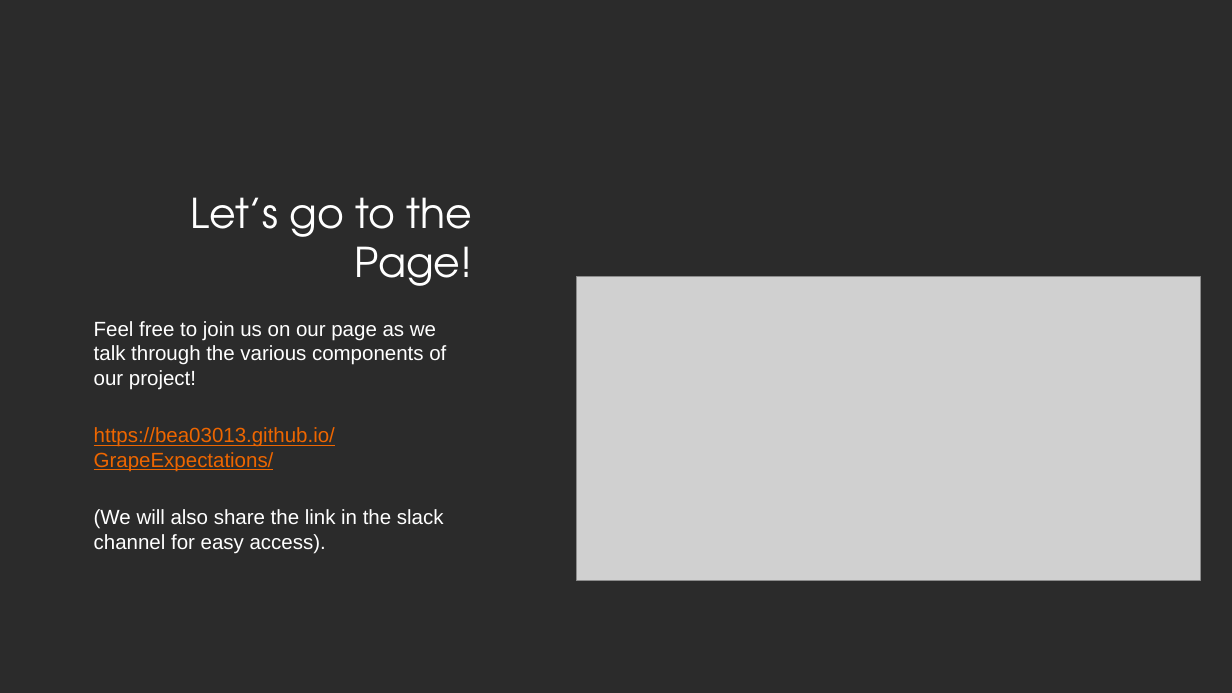
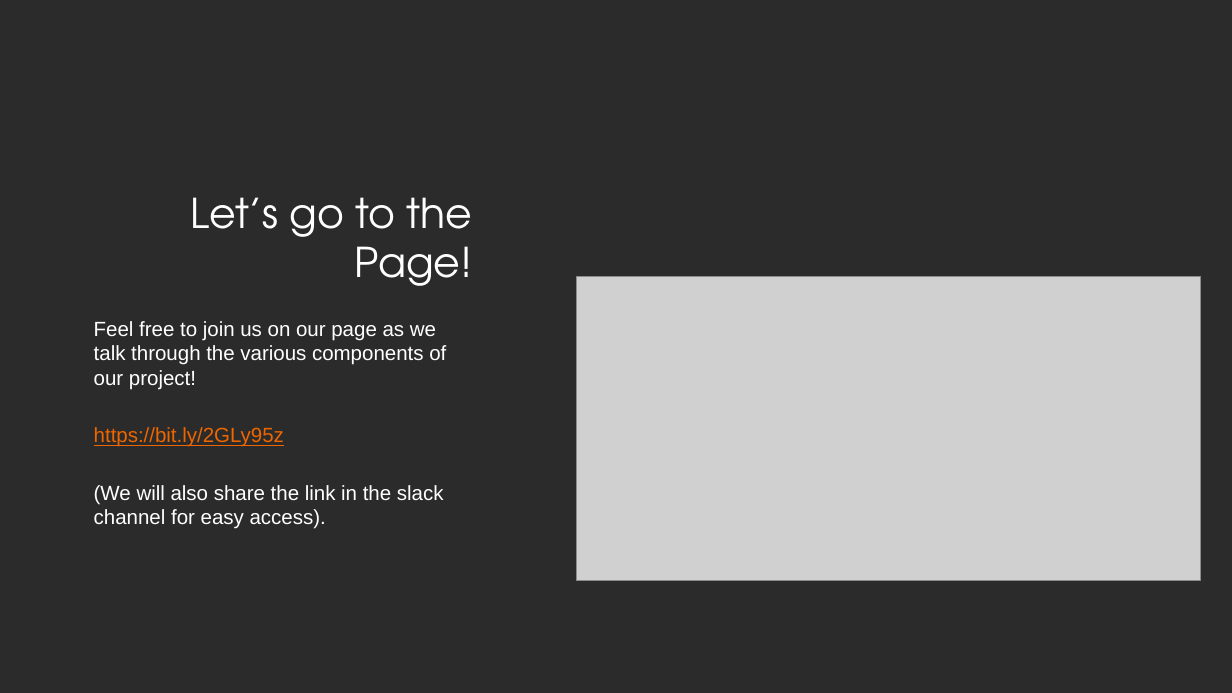
Before and after one commit to bea03013/GrapeExpectations, a slide deck: slide 4 of What Distinguishes a Good Wine.pptx. Drawn at 1232x693 pixels with LibreOffice and Linux fonts; fonts in the diff are those of the drawing; grey boxes stand for pictures; background and template pictures are left out; a plain dark background stands for a picture behind light text. Boxes give left, top, right and bottom in pixels: in the first picture for what was removed or moved away, otherwise in the second. Text is boxed around its words. In the diff, an @@ line names an element or a change of style, - is before the commit and + after.

```diff
--- a/What Distinguishes a Good Wine.pptx
+++ b/What Distinguishes a Good Wine.pptx
@@ text at [94,427,284,447]: text changed @@
-https://bea03013.github.io/GrapeExpectations/
+https://bit.ly/2GLy95z
```
Also in this commit, not shown: 1 other slide changed.
